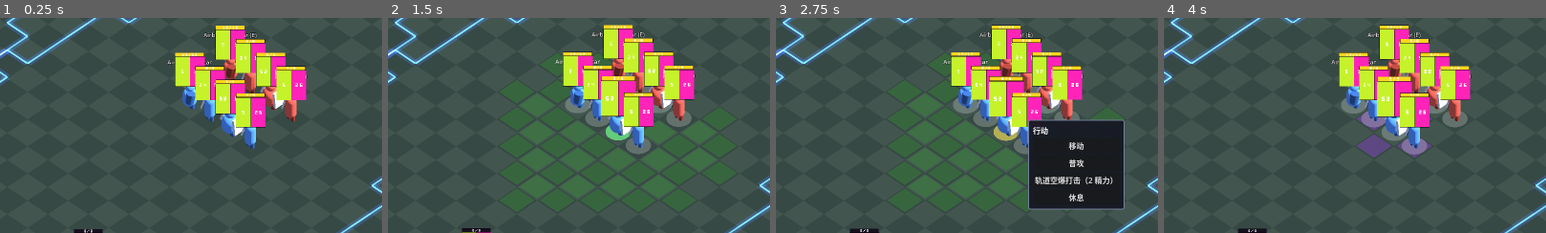
Above: before the commit, frames 1-4 (left to right).
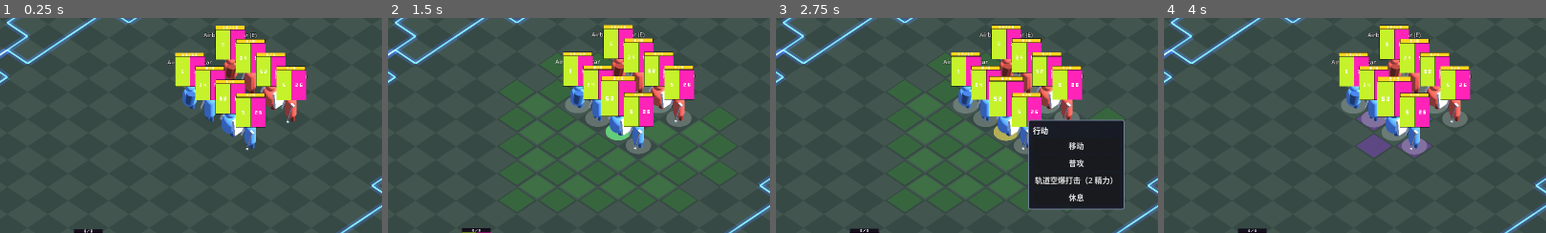
Above: after the commit, the same moments.

Repository: PigBruhs/RBC
Game: Godot game, scene res://src/view/battle_scene.tscn
The game is run twice, just before and just after one commit, with the same random seed, the same clock (stepped at 60 frames per second) and the same inputs.
Inputs (mouse positions are % of the whole screen's width and height, from its top left):
- Up to frame 1 (0.25 s): no input
- Up to frame 2 (1.5 s): click ">>" at 0.5 s; click "移动" at 1.25 s
- Up to frame 3 (2.75 s): click (3, 97) at 2.02 s
- Up to frame 4 (4 s): click "普攻" at 2.75 s; click (6, 97) at 3.52 s
The pictures show only the part of the screen within x 20-70%, y 26-76%; the shares and areas given below are measured in that part.

The runs differ from the first frame. In frame 1, 0.1% of the frame differs, in the area x 64-78%, y 39-62%; in frame 2, 0.1%; in frame 3, less than 0.1%; in frame 4, 0.1%.

Commit message:
萨尼铁塔完整技能组：枪榴弹（空中=炮弹可击落、落地成模型、GM 4 回合计时、8 方向 8 枚破片含友伤自伤）+ 圣萨尼被动（GM 记录阵亡顺序，复活最后阵亡队友，每条命一次）+ 医疗拐杖建模 + AI 会用枪榴弹

Diff:
--- a/game/src/core/ballistics.gd
+++ b/game/src/core/ballistics.gd
@@ -31,7 +31,7 @@
 		# 木刺 block_ranged=false -> 不拦；土堆 block_ranged=true -> 一定拦
 		# （用户强调：不看箭矢是否"碰撞"到它，只看是否从它上空飞过）
 		return Block.ALWAYS if pl.block_ranged else Block.NEVER
-	# 炮弹 / 召唤球：抛物线，土堆挡不住
+	# 炮弹 / 召唤球 / 手榴弹：抛物线，土堆挡不住
 	return Block.NEVER
 
 
--- a/game/src/core/game_master.gd
+++ b/game/src/core/game_master.gd
@@ -181,6 +181,48 @@
 		var p = pending[i]
 		if String(p.caster_name) == caster_name:
 			pending.remove_at(i)
+
+
+# ══════════════════════════════════════════════════════════════════════════════
+# 阵亡顺序（圣萨尼要用）：GM 记录谁先死，萨尼铁塔的回合开始时取"最后一个阵亡的队友"
+# ══════════════════════════════════════════════════════════════════════════════
+var death_order: Array[String] = []
+
+
+func note_death(u: Unit) -> void:
+	if u == null:
+		return
+	death_order.append(u.name)
+	if death_order.size() > 32:
+		death_order = death_order.slice(death_order.size() - 32)
+
+
+## 最后一个阵亡的、可操作的队友（不含公主/国王/假人/沙盒）
+func last_dead_teammate(side: int, units: Array[Unit]) -> Unit:
+	var by_name: Dictionary = {}
+	for u in units:
+		by_name[u.name] = u
+	for i in range(death_order.size() - 1, -1, -1):
+		var nm: String = death_order[i]
+		if not by_name.has(nm):
+			continue
+		var u2: Unit = by_name[nm]
+		if u2.side == side and u2.has_turn() and not u2.is_alive() and not u2.is_king:
+			return u2
+	return null
+
+
+## 手榴弹排程：delay 个回合边界后到期（时钟由 GM 负责）
+func schedule_grenade(center: Vector2i, caster_name: String, caster_side: int,
+		delay: int, skill_id: String = "grenade") -> void:
+	var p := Pending.new()
+	p.skill_id = skill_id
+	p.caster_name = caster_name
+	p.caster_side = caster_side
+	p.center = center
+	p.ticks = 0
+	p.delay = delay
+	pending.append(p)
 
 
 ## 清除某个角色的哨兵（阿莱特的下一回合开始时调用）
--- a/game/src/core/ordnance.gd
+++ b/game/src/core/ordnance.gd
@@ -36,6 +36,8 @@
 const BULLET_R := 0.025              # 直径 0.05 -> 半径 0.025
 
 const ARROW_TILES_PER_SEC := 6.5     # 箭矢速度（用户口径：8 -> 6 -> 11 -> 6.5 格/秒）
+const GRENADE_HIT_R := 0.16          # 手榴弹空中阶段的碰撞半径
+
 const CANNON_TILES_PER_SEC := 12.0   # 加农炮弹速度（用户口径）
 const CANNON_RANGE := 15.0           # 加农炮最大射程（格）
 const CANNON_R := 0.25               # 加农炮弹半径（直径 0.5 格）
@@ -121,11 +123,31 @@
 const SENTRY_FIRE_INTERVAL_REF := 0.25
 
 
+## 枪榴弹：空中阶段按【炮弹】处理（惊动哨兵、可被箭击落），落地后由 GM 计时爆炸
+static func make_grenade(caster: Unit, to: Vector2, ends_turn: bool) -> Projectile:
+	var from := _cell_center(caster)
+	var p := Projectile.make(Projectile.KIND_GRENADE, from, to,
+		maxf(0.25, from.distance_to(to) / SHELL_TILES_PER_SEC))
+	_config_owner(p, caster)
+	p.hit_r = GRENADE_HIT_R
+	p.hit_tags = ["arrow"]                # 可以被箭击落
+	p.sentry_trigger = true               # 会惊动哨兵
+	p.arc_scale = 0.55
+	p.arc_min = 1.0
+	p.arc_max = 4.0
+	p.recalc_apex()
+	p.shot = _shot(Projectile.KIND_GRENADE, caster, ends_turn, 0.0, {}, "")
+	return p
+
+
 ## 子弹：从 from 沿 dir 平飞（无重力），32 格后消失
 static func make_bullet(caster: Unit, from: Vector3, to: Vector2,
 		ends_turn: bool = true) -> Projectile:
 	var start := Vector2(from.x, from.z)
-	var p := Projectile.make(Projectile.KIND_BULLET, start, to, 1.0)
+	# 瞄准点只决定【方向】：弹道一直飞到 32 格才消失（用户口径）
+	var dir := (to - start)
+	dir = dir.normalized() if dir.length() > 0.001 else Vector2.RIGHT
+	var p := Projectile.make(Projectile.KIND_BULLET, start, start + dir * BULLET_MAX_DIST, 1.0)
 	p.set_speed(BULLET_TILES_PER_SEC)
 	_config_owner(p, caster)
 	p.y0 = BULLET_HEIGHT
--- a/game/src/core/passives.gd
+++ b/game/src/core/passives.gd
@@ -15,6 +15,15 @@
 extends RefCounted
 
 const DEFS := {
+	## 用户口径：每条命一次，轮到她的回合时立刻复活"她回合前最后一个阵亡的可操作队友"
+	"holy_sani": {
+		"name": "圣萨尼",
+		"desc": "每条命一次：轮到萨尼铁塔的回合时，立即复活她回合开始前最后一个阵亡的可操作队友"
+			+ "（公主、老国王、沙盒元素不算）。",
+		"per": "own_turn",
+		"revive": true,
+		"uses_per_life": 1,
+	},
 	"arrow_deflect": {
 		"name": "箭矢弹反",
 		"keys": ["q", "w", "e", "a", "s", "d"],   # 每次提示从这 6 个键里随机取一个
@@ -52,6 +61,7 @@
 	"Alette": ["arrow_focus"],
 	"老国王": ["cannon_ai"],
 	"公主": ["always_sentry"],
+	"萨尼铁塔": ["holy_sani"],
 }
 
 ## 职业 -> 被动 id 列表（投掷手都有装填）
--- a/game/src/core/projectile.gd
+++ b/game/src/core/projectile.gd
@@ -26,6 +26,7 @@
 const KIND_CANNON := "cannon"
 const KIND_FRAGMENT := "fragment"  # 破片（箭矢类：无重力、平飞、按距离衰减伤害）
 const KIND_BULLET := "bullet"      # 子弹（萨尼铁塔：箭矢类、无重力、阶梯衰减）
+const KIND_GRENADE := "grenade"    # 枪榴弹（空中=炮弹规则，落地变模型，GM 计时爆炸）
 
 var id: int = 0
 var kind: String = KIND_SHELL
@@ -54,6 +55,8 @@
 ## 弹反箭例外：它的 owner_unit 是【原射手】（用来算伤害），但物理上是从杰拉尔德身上
 ## 出手的，所以要跳过的是杰拉尔德而不是射手 —— 否则永远打不回射手身上。
 var ignore_unit: Unit = null
+## 破片要能打到自己人（含自伤）：true = 命中判定不跳过任何人
+var hit_self: bool = false
 
 # ── 状态 ──
 var alive: bool = true
--- a/game/src/core/skills.gd
+++ b/game/src/core/skills.gd
@@ -15,6 +15,21 @@
 
 ## 技能定义。key = 技能 id
 const DEFS := {
+	"grenade_launcher": {
+		"id": "grenade_launcher",
+		"name": "枪榴弹",
+		"owner": "萨尼铁塔",                     # 她本人与敌方镜像都有
+		"cost": 2,
+		"kind": "marker",                        # 与投掷手同款：拖拽瞄准 + 抛物线
+		"grenade": true,                         # 但落下去的是手榴弹（不召唤炮击）
+		"desc": "朝指定地点抛出一枚手榴弹。空中阶段按炮弹处理：会惊动哨兵、可被箭击落。"
+			+ "落地后只是模型（不可交互），4 个回合后爆炸，向 8 个方向各射出一枚破片，"
+			+ "破片不分敌我（会伤到自己人）。",
+		"range_min": 3.0,                        # 与投掷手完全一致
+		"range_max": 20.0,
+		"delay_turns": 4,                        # GM 计时：4 个回合边界后爆炸
+		"fragments": 8,                          # 一共 8 枚破片
+	},
 	"orbital_strike": {
 		"id": "orbital_strike",
 		"name": "轨道空爆打击",
--- a/game/src/view/battle_scene.gd
+++ b/game/src/view/battle_scene.gd
@@ -1091,6 +1091,7 @@
 			u = other
 		_log("     改为 %s（%s）行动" % [u.name, "我方" if u.side == UnitData.Side.PLAYER else "敌方"])
 	_last_turn_side = u.side
+	_holy_sani_check(u)
 	active = u
 	u.begin_turn()
 	_turn_just_finished = null            # 新回合开始，解除幂等保护
@@ -1408,6 +1409,8 @@
 				_log("  [GM] 第 %d 次回合边界：老国王的加农炮到点" % gm.turn_count)
 				_fire_cannon_ai(u, false)
 	for p in due:
+		if p.skill_id == "grenade":
+			_explode_grenade(p)
 		if p.skill_id == "orbital_strike":
 			_log("  [GM] ☄ %s 的轨道火力到点，暂停回合开始覆盖" % p.caster_name)
 			_set_gm_busy(true)
@@ -1768,7 +1771,24 @@
 		_start_carpet_bomb(thrower, fpos)
 		return
 
-	# ── 技能②：投出轨道标记召唤球（手感与普攻完全一致，出界/被击落则作废）──
+	# ── 技能②：枪榴弹（萨尼铁塔）：手感与投掷手一致，出界/被击落则作废 ──
+	if skill_id != "" and bool(Skills.get_def(skill_id).get("grenade", false)):
+		var dg := Skills.get_def(skill_id)
+		if thrower.energy_points() < int(dg["cost"]):
+			return
+		thrower.spend_energy(int(dg["cost"]))
+		thrower.has_acted = true
+		thrower.has_moved = true
+		_push_unit_stats(thrower)
+		var gid := "grenade_%d" % Time.get_ticks_msec()
+		var gp := Ordnance.make_grenade(thrower, fpos, true)
+		gp.shot.group = gid
+		field.register(gp)
+		_log("%s 投出【%s】：落点 (%d, %d)，%d 个回合后爆炸" % [
+			thrower.name, dg["name"], landing.x, landing.y, int(dg["delay_turns"])])
+		return
+
+	# ── 技能③：投出轨道标记召唤球（手感与普攻完全一致，出界/被击落则作废）──
 	if skill_id != "":
 		var ds := Skills.get_def(skill_id)
 		if thrower.energy_points() < int(ds["cost"]):
@@ -1833,7 +1853,7 @@
 
 func _arrow_hit_check(p: Projectile, prev: Vector3, cur: Vector3) -> Dictionary:
 	# 跳过谁：默认是自己的箭不打自己；弹反箭跳过的是"出手位置的那个人"（杰拉尔德）
-	var skip: Unit = p.ignore_unit if p.ignore_unit != null else p.owner_unit
+	var skip: Unit = null if p.hit_self else (p.ignore_unit if p.ignore_unit != null else p.owner_unit)
 	# ① 角色（细圆柱判定；沿线采样，保证不漏）。判定半径用这一发自己的身体半径
 	#    （箭矢 0.075 / 加农炮弹 0.25）
 	var u := Targeting.arrow_body_hit_seg(prev, cur, skip, units, UNIT_BODY_R, p.hit_r)
@@ -1954,6 +1974,8 @@
 			pass
 		Projectile.KIND_CANNON:
 			pass                              # 加农炮弹打空就是打空，没有爆炸
+		Projectile.KIND_GRENADE:
+			_spawn_grenade_model(Vector2i(int(floor(at.x)), int(floor(at.y))), p)
 		Projectile.KIND_FRAGMENT:
 			pass                              # 破片打空就是打空
 		Projectile.KIND_BULLET:
@@ -1971,6 +1993,111 @@
 
 func _proj_collision(p: Projectile) -> Projectile:
 	return null if field == null else field.collision(p)
+
+## ── 枪榴弹：地上的模型 + 4 回合后爆炸出 8 枚破片 ─────────────────────────
+var _grenade_models: Dictionary = {}      # 格 -> Node3D（模型，不可交互）
+
+
+## 落地后立一个手榴弹模型（椭球 + 顶部削平长方体 + 经纬线凹槽），并让 GM 开始计时
+func _spawn_grenade_model(cell: Vector2i, p: Projectile) -> void:
+	var sh: Ordnance.Shot = p.shot
+	var d: Dictionary = Skills.get_def("grenade_launcher")
+	var delay: int = int(d.get("delay_turns", 4))
+	var caster_name := p.owner_name
+	var caster_side: int = p.side
+	if _grenade_models.has(cell) and is_instance_valid(_grenade_models[cell]):
+		(_grenade_models[cell] as Node3D).queue_free()
+	var root := Node3D.new()
+	root.position = Vector3(float(cell.x) + 0.5, 0.0, float(cell.y) + 0.5)
+	add_child(root)
+	# 椭球主体
+	var body := MeshInstance3D.new()
+	var sp := SphereMesh.new()
+	sp.radius = 0.20
+	sp.height = 0.40
+	body.mesh = sp
+	body.scale = Vector3(1.0, 0.85, 1.0)
+	body.position = Vector3(0, 0.17, 0)
+	var m := StandardMaterial3D.new()
+	m.albedo_color = Color(0.30, 0.34, 0.24)
+	m.roughness = 0.6
+	body.material_override = m
+	root.add_child(body)
+	# 顶部削平 -> 长方体
+	var cap := MeshInstance3D.new()
+	var bm := BoxMesh.new()
+	bm.size = Vector3(0.13, 0.09, 0.13)
+	cap.mesh = bm
+	cap.position = Vector3(0, 0.35, 0)
+	var cm := StandardMaterial3D.new()
+	cm.albedo_color = Color(0.22, 0.25, 0.18)
+	cap.material_override = cm
+	root.add_child(cap)
+	# 经纬线凹槽：3 圈纬线 + 4 条经线（细圆环近似）
+	var gm2 := StandardMaterial3D.new()
+	gm2.albedo_color = Color(0.12, 0.14, 0.10)
+	for i in 3:
+		var ring := MeshInstance3D.new()
+		var tm := TorusMesh.new()
+		tm.inner_radius = 0.185
+		tm.outer_radius = 0.205
+		ring.mesh = tm
+		ring.position = Vector3(0, 0.06 + float(i) * 0.11, 0)
+		ring.material_override = gm2
+		root.add_child(ring)
+	for j in 4:
+		var mer := MeshInstance3D.new()
+		var tm2 := TorusMesh.new()
+		tm2.inner_radius = 0.185
+		tm2.outer_radius = 0.205
+		mer.mesh = tm2
+		mer.rotation_degrees = Vector3(90, 0, float(j) * 45.0)
+		mer.position = Vector3(0, 0.17, 0)
+		mer.material_override = gm2
+		root.add_child(mer)
+	_grenade_models[cell] = root
+	_log("  💣 手榴弹落地 (%d, %d)：%d 个回合后爆炸（%s 投出）" % [
+		cell.x, cell.y, delay, caster_name])
+	gm.schedule_grenade(cell, caster_name, caster_side, delay)
+
+
+## 爆炸：向 8 个方向各射出一枚破片（不分敌我，会伤到自己人）
+func _explode_grenade(p: GameMaster.Pending) -> void:
+	var cell: Vector2i = p.center
+	if _grenade_models.has(cell) and is_instance_valid(_grenade_models[cell]):
+		(_grenade_models[cell] as Node3D).queue_free()
+	_grenade_models.erase(cell)
+	var caster: Unit = null
+	for u in units:
+		if u.name == p.caster_name:
+			caster = u
+	var d: Dictionary = Skills.get_def("grenade_launcher")
+	var n: int = int(d.get("fragments", 8))
+	var from := Vector3(float(cell.x) + 0.5, Ordnance.FRAGMENT_HEIGHT, float(cell.y) + 0.5)
+	var base := rng.next_float() * TAU
+	_log("  💥 手榴弹爆炸 (%d, %d)：向 %d 个方向撒出破片" % [cell.x, cell.y, n])
+	for i in n:
+		var ang := base + float(i) * TAU / float(n)
+		var dir := Vector2(cos(ang), sin(ang))
+		var fp := Ordnance.make_fragment(caster, from, dir, false)
+		fp.hit_self = true               # 用户口径：破片有友伤与自伤
+		fp.shot.group = "grenade_frag"
+		field.register(fp)
+
+
+## ── 圣萨尼：她的回合开始时，复活"她回合前最后一个阵亡的可操作队友"，每条命一次 ──
+func _holy_sani_check(u: Unit) -> void:
+	if u == null or not Passives.has(u, "holy_sani"):
+		return
+	if u.tags.has("holy_sani_used"):
+		return
+	var mate := gm.last_dead_teammate(u.side, units)
+	if mate == null:
+		return
+	u.tags["holy_sani_used"] = true
+	_log("  ✨ %s 触发【圣萨尼】：立即复活队友 %s" % [u.name, mate.name])
+	_revive_hero(mate)
+
 
 ## 破片：箭矢类平飞弹（无重力、离地 0.5），伤害随飞行距离衰减
 func _spawn_fragment(caster: Unit, from: Vector3, dir: Vector2) -> Projectile:
@@ -2255,6 +2382,7 @@
 		_log("  ☠ %s 阵亡" % u.name)
 		u.visual.visible = false
 		# 用户口径：**阵亡清除一切 buff 与状态**（哨兵警戒不保留、蓄势清零、挂起的技能作废）
+		gm.note_death(u)          # 阵亡顺序（圣萨尼要用）
 		_clear_unit_states(u)
 		# 英雄（三家将）：用户口径 —— 无限满血满护甲重生，每次等 10 个回合
 		if not u.is_king and not Passives.has(u, "always_sentry"):
--- a/game/src/view/unit_visual.gd
+++ b/game/src/view/unit_visual.gd
@@ -125,6 +125,41 @@
 	return mi
 
 
+## 萨尼铁塔的医疗拐杖：竖杆 + 腋下横托 + 底部圆垫，斜背在身后
+func _build_crutch() -> void:
+	var mat := StandardMaterial3D.new()
+	mat.albedo_color = Color(0.78, 0.79, 0.82)
+	mat.metallic = 0.5
+	mat.roughness = 0.35
+	var shaft := MeshInstance3D.new()
+	var cm := CylinderMesh.new()
+	cm.top_radius = 0.022
+	cm.bottom_radius = 0.022
+	cm.height = 0.86
+	shaft.mesh = cm
+	shaft.position = Vector3(-0.16, 0.55, -0.20)
+	shaft.rotation_degrees = Vector3(0, 0, 16)
+	shaft.material_override = mat
+	add_child(shaft)
+	var pad := MeshInstance3D.new()
+	var bm := BoxMesh.new()
+	bm.size = Vector3(0.16, 0.05, 0.09)
+	pad.mesh = bm
+	pad.position = Vector3(-0.28, 0.96, -0.20)
+	pad.rotation_degrees = Vector3(0, 0, 16)
+	pad.material_override = mat
+	add_child(pad)
+	var foot := MeshInstance3D.new()
+	var fm := CylinderMesh.new()
+	fm.top_radius = 0.045
+	fm.bottom_radius = 0.045
+	fm.height = 0.03
+	foot.mesh = fm
+	foot.position = Vector3(-0.04, 0.02, -0.20)
+	foot.material_override = mat
+	add_child(foot)
+
+
 func _build_model() -> void:
 	var base := _faction_color()
 	var body_mat := _mat(base)
@@ -135,6 +170,11 @@
 		_build_dummy(body_mat, dark_mat, metal_mat)
 		return
 	var bname := Unit.base_name(unit.name)
+	# 萨尼铁塔：远程造型 + 背上背一根医疗拐杖（用户口径）
+	if bname == "萨尼铁塔":
+		_build_ranged(body_mat, dark_mat, metal_mat)
+		_build_crutch()
+		return
 	# 老国王：披甲的人 + 王冠 + 身前一门悬空加农炮
 	if bname == "老国王":
 		_build_melee(body_mat, dark_mat, metal_mat)
--- a/game/tests/run.gd
+++ b/game/tests/run.gd
@@ -449,6 +449,78 @@
 		print("    距离 %4.1f 格 → 力 %2d / 甲 %2d" % [d, pw, bk])
 		_expect(pw == int(row[1]) and bk == int(row[2]), "破片 %.1f 格伤害 = %d/%d" % [d, row[1], row[2]], fails)
 
+	# ── 萨尼铁塔：枪榴弹 / 圣萨尼 ──
+	print("\n── 萨尼铁塔 ──")
+	var sani := Unit.from_data(by_name["萨尼铁塔"])
+	_expect(int(by_name["萨尼铁塔"]["power"]) == 26 and int(by_name["萨尼铁塔"]["armor"]) == 5,
+		"萨尼铁塔 26 力 / 5 甲", fails)
+	_expect(int(by_name["萨尼铁塔"]["move"]) == 6 and int(by_name["萨尼铁塔"]["energy_max"]) == 4,
+		"移动 6 / 精力 4", fails)
+	_expect(int(by_name["萨尼铁塔"]["armor_break"]) == 8, "破甲 8", fails)
+	_expect(Skills.skills_for(sani).has("grenade_launcher"), "她有【枪榴弹】", fails)
+	_expect(not Skills.skills_for(Unit.from_data(by_name["Alette"])).has("grenade_launcher"),
+		"枪榴弹只有萨尼铁塔有", fails)
+	var sani_e := {}
+	for d in UnitData.ENEMIES:
+		if String(d["name"]) == "萨尼铁塔 (E)":
+			sani_e = d
+	_expect(not sani_e.is_empty() and Skills.skills_for(Unit.from_data(sani_e)).has("grenade_launcher"),
+		"敌方镜像也有【枪榴弹】", fails)
+	var gd := Skills.get_def("grenade_launcher")
+	_expect(int(gd["cost"]) == 2, "枪榴弹 2 精力", fails)
+	_expect(int(gd["delay_turns"]) == 4, "落地后 4 个回合爆炸（GM 时钟）", fails)
+	_expect(int(gd["fragments"]) == 8, "爆炸出 8 枚破片", fails)
+	_expect(absf(float(gd["range_max"]) - 20.0) < 0.01 and absf(float(gd["range_min"]) - 3.0) < 0.01,
+		"射程与投掷手一致（3-20）", fails)
+	_expect(Passives.has(sani, "holy_sani"), "她有【圣萨尼】", fails)
+	var hs := Passives.def("holy_sani")
+	_expect(bool(hs.get("revive", false)) and int(hs.get("uses_per_life", 0)) == 1,
+		"圣萨尼：每条命一次、用于复活", fails)
+	# 子弹阶梯（同时作用于破甲与力量）
+	for row2 in [[0.0, 1.0], [12.0, 1.0], [12.1, 0.6], [16.0, 0.6], [16.1, 0.2], [24.0, 0.2], [24.1, 0.0]]:
+		_expect(absf(Damage.bullet_mult(float(row2[0])) - float(row2[1])) < 0.001,
+			"子弹 %.1f 格倍率 = %.0f%%" % [float(row2[0]), float(row2[1]) * 100.0], fails)
+	var bp := Ordnance.make_bullet(sani, Vector3(5.5, 0.5, 5.5), Vector2(6.5, 5.5), true)
+	_expect(absf(bp.dur * Ordnance.BULLET_TILES_PER_SEC - Ordnance.BULLET_MAX_DIST) < 0.05,
+		"子弹 12 格/秒，32 格消失", fails)
+	_expect(absf(bp.y0 - 0.5) < 0.001 and bp.apex <= 0.001, "子弹无重力、离地 0.5 格", fails)
+	_expect(bp.hit_tags.is_empty() and not bp.sentry_trigger, "子弹是箭矢类：不会被击落、不惊动哨兵", fails)
+	# 线性散布：12 格 -> 1 格
+	_expect(absf(Spread.linear_radius(12.0) - 1.0) < 0.001, "玩家侧散布 12 格 = 1 格半径", fails)
+	_expect(absf(Spread.linear_radius(6.0) - 0.5) < 0.001, "线性：6 格 = 0.5 格", fails)
+	# 手榴弹：空中按炮弹（能被击落、惊动哨兵）
+	var gr := Ordnance.make_grenade(sani, Vector2(9.5, 9.5), true)
+	_expect(gr.hit_tags.has("arrow") and gr.sentry_trigger, "枪榴弹空中=炮弹：会被击落、惊动哨兵", fails)
+	_expect(gr.kind == Projectile.KIND_GRENADE, "枪榴弹是独立类型", fails)
+	# 破片自伤：hit_self 关掉"跳过自己"
+	var fr2 := Ordnance.make_fragment(sani, Vector3(3.5, 0.5, 3.5), Vector2(1, 0))
+	_expect(not fr2.hit_self, "默认破片不打自己", fails)
+	fr2.hit_self = true
+	_expect(fr2.hit_self, "手榴弹破片可以打自己（用户口径）", fails)
+	# GM：阵亡顺序 + 圣萨尼取人 + 手榴弹排程
+	var gmh := GameMaster.new()
+	var mate := Unit.from_data(by_name["Alette"])
+	var other := Unit.from_data(by_name["Airburst mortar"])
+	var king2 := Unit.from_data(by_name["老国王"])
+	king2.is_king = true
+	king2.no_turn = true
+	other.power_cur = 0
+	gmh.note_death(other)
+	mate.power_cur = 0
+	gmh.note_death(mate)
+	var pool: Array[Unit] = [mate, other, king2]
+	_expect(gmh.last_dead_teammate(UnitData.Side.PLAYER, pool) == mate,
+		"圣萨尼取【最后一个阵亡】的队友", fails)
+	gmh.note_death(king2)
+	_expect(gmh.last_dead_teammate(UnitData.Side.PLAYER, pool) == mate,
+		"老国王不算可复活队友（要跳过它取上一个）", fails)
+	gmh.schedule_grenade(Vector2i(4, 4), "萨尼铁塔", UnitData.Side.PLAYER, 4)
+	var due_g: Array = []
+	for i in 4:
+		due_g = gmh.dispatch_turn_boundary()
+	_expect(due_g.size() == 1 and String(due_g[0].skill_id) == "grenade",
+		"手榴弹 4 个回合边界后到期（GM 计时）", fails)
+
 	# ── 关卡：测试场 + 皇室竞技场 ──
 	print("\n── 关卡 ──")
 	_expect(Level.ids().size() == 2 and Level.ids().has("field") and Level.ids().has("arena"),
--- a/game/tools/playtest.gd
+++ b/game/tools/playtest.gd
@@ -1578,6 +1578,52 @@
 		for b2 in bad.slice(0, 5):
 			print("    ❌ 提示类日志：%s" % b2)
 
+	# ── 33. 枪榴弹（落地成模型 + GM 计时 + 8 枚破片）与圣萨尼 ──
+	print("\n[33] 枪榴弹与圣萨尼")
+	_s.clear_projectiles()
+	var sani: Unit = null
+	for u in _s.units:
+		if u.name == "萨尼铁塔": sani = u
+	_chk(sani != null, "场上应有萨尼铁塔")
+	# ① 落地：地上出现模型 + GM 开始计时
+	var grn := Ordnance.make_grenade(sani, Vector2(6.5, 6.5), true)
+	_s._spawn_grenade_model(Vector2i(6, 6), grn)
+	print("    落地模型 %d 个 ｜ GM 在途 %d" % [_s._grenade_models.size(), _s.gm.pending.size()])
+	_chk(_s._grenade_models.has(Vector2i(6, 6)), "手榴弹落地应留下模型（不可交互）")
+	_chk(_s.gm.pending.size() == 1 and String(_s.gm.pending[0].skill_id) == "grenade",
+		"GM 应开始 4 回合倒计时")
+	# ② 4 个回合边界后爆炸 -> 8 枚破片
+	var gcell := Vector2i(6, 6)
+	for i in 4:
+		for p in _s.gm.dispatch_turn_boundary():
+			if String(p.skill_id) == "grenade":
+				_s._explode_grenade(p)
+	var frags := 0
+	for it in _s.field.items:
+		var pp: Projectile = it["p"]
+		if pp.kind == Projectile.KIND_FRAGMENT and pp.alive:
+			frags += 1
+			_chk(pp.hit_self, "手榴弹破片必须能打自己人（hit_self）") if frags == 1 else null
+	print("    爆炸后场上破片 %d 枚 ｜ 模型残留 %d" % [frags, _s._grenade_models.size()])
+	_chk(frags == 8, "爆炸应撒出 8 枚破片")
+	_chk(_s._grenade_models.is_empty(), "爆炸后模型应被清掉")
+	_s.clear_projectiles()
+	# ③ 圣萨尼：复活最后一个阵亡的队友，每条命一次
+	var mate: Unit = null
+	for u in _s.units:
+		if u.name == "Gerald": mate = u
+	mate.power_cur = 0
+	_s._on_unit_died(mate)
+	print("    队友阵亡：%s ｜ 她的标记=%s" % [mate.name, sani.tags.has("holy_sani_used")])
+	_s._holy_sani_check(sani)
+	print("    圣萨尼之后：队友 alive=%s 位置 %s ｜ 已用标记=%s" % [
+		mate.is_alive(), mate.cell, sani.tags.has("holy_sani_used")])
+	_chk(mate.is_alive() and mate.power_cur == mate.power_max, "圣萨尼应立即复活最后一个阵亡的队友")
+	_chk(sani.tags.has("holy_sani_used"), "每条命只能触发一次")
+	# 第二条命：阵亡清状态 -> 标记被清掉，可以再用
+	sani.tags.clear()
+	_chk(not sani.tags.has("holy_sani_used"), "阵亡清状态后她又能用一次（每条命一次）")
+
 	print("\n── 共 %d 项检查，失败 %d 项 ──" % [_checks, _fails.size()])
 	if _fails.is_empty():
 		print("✅ v3 试玩链路全部通过")
Not shown, changed: tools/_pt.txt
